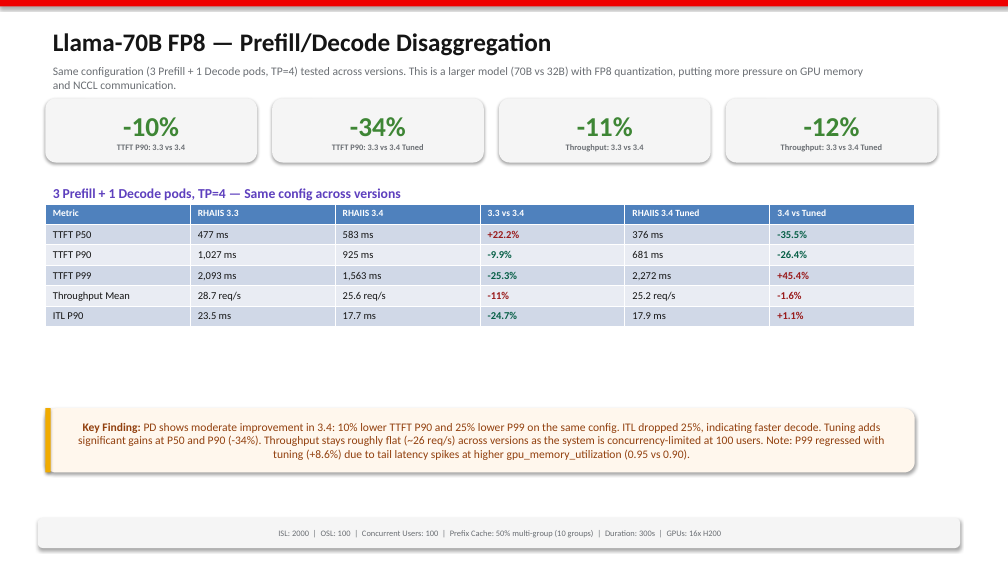
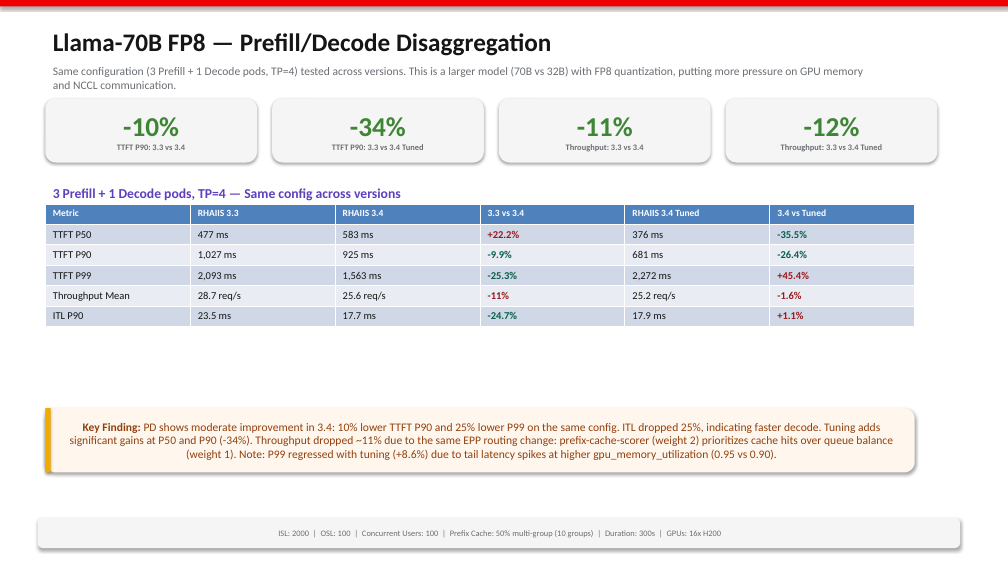
Before and after one commit to openshift-psap/serveit-studio, a slide deck: slide 5 of docs/regression-slides.pptx. Drawn at 1008x567 pixels with LibreOffice and Linux fonts; fonts in the diff are those of the drawing. Boxes give left, top, right and bottom in pixels: in the first picture for what was removed or moved away, otherwise in the second. Text is boxed around its words. In the diff, an @@ line names an element or a change of style, - is before the commit and + after.

```diff
--- a/docs/regression-slides.pptx
+++ b/docs/regression-slides.pptx
@@ text in rounded rectangle at bbox=[70, 423, 893, 460]: text changed @@
-Key Finding: PD shows moderate improvement in 3.4: 10% lower TTFT P90 and 25% lower P99 on the same config. ITL dropped 25%, indicating faster decode. Tuning adds significant gains at P50 and P90 (-34%). Throughput stays roughly flat (~26 req/s) across versions as the system is concurrency-limited at 100 users. Note: P99 regressed with tuning (+8.6%) due to tail latency spikes at higher gpu_memory_utilization (0.95 vs 0.90).
+Key Finding: PD shows moderate improvement in 3.4: 10% lower TTFT P90 and 25% lower P99 on the same config. ITL dropped 25%, indicating faster decode. Tuning adds significant gains at P50 and P90 (-34%). Throughput dropped ~11% due to the same EPP routing change: prefix-cache-scorer (weight 2) prioritizes cache hits over queue balance (weight 1). Note: P99 regressed with tuning (+8.6%) due to tail latency spikes at higher gpu_memory_utilization (0.95 vs 0.90).
```
Also in this commit, not shown: 2 other slides changed.
